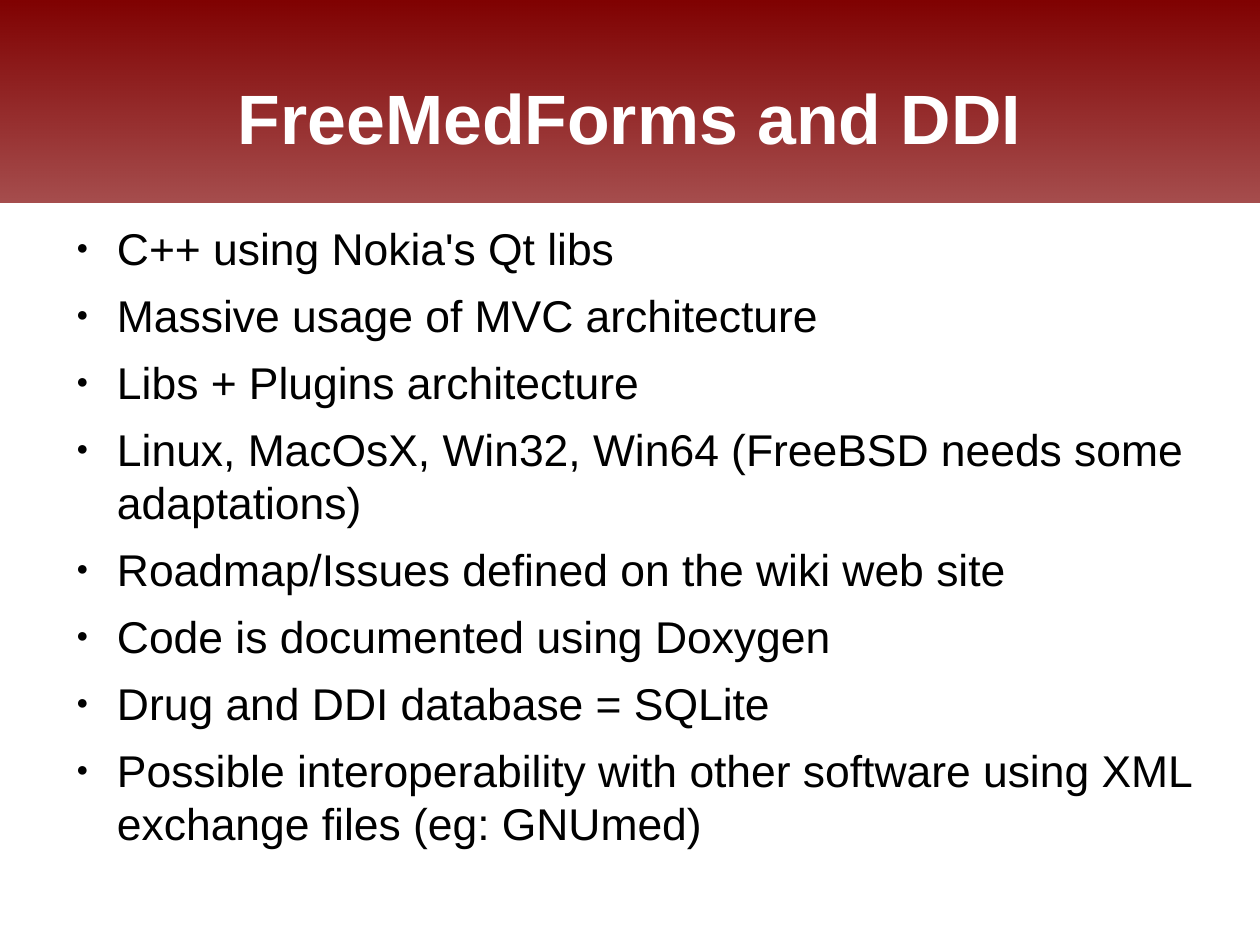
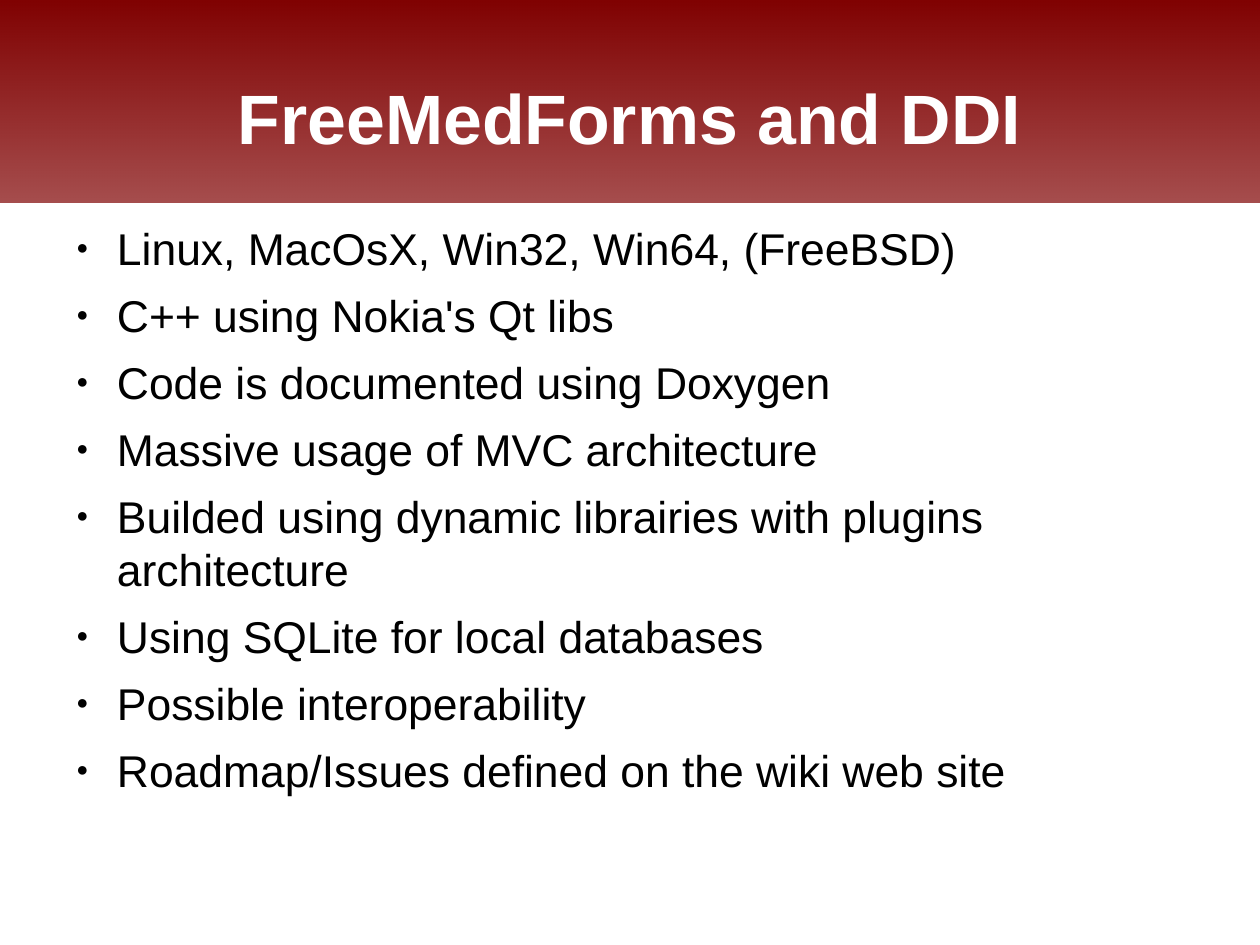
Before and after one commit to FreeHealth/freehealth, a slide deck: slide 5 of science/freemedforms_fosdem2011.odp (slide 4 before the commit). Drawn at 1260x945 pixels with LibreOffice and Linux fonts; fonts in the diff are those of the drawing; background and template pictures are left out. Boxes give left, top, right and bottom in pixels: in the first picture for what was removed or moved away, otherwise in the second. Text is boxed around its words. In the diff, an @@ line names an element or a change of style, - is before the commit and + after.

```diff
--- a/science/freemedforms_fosdem2011.odp
+++ b/science/freemedforms_fosdem2011.odp
@@ text at <box>117,232,956,274</box>: paragraph added @@
+● Linux, MacOsX, Win32, Win64, (FreeBSD)
@@ text at <box>117,366,830,408</box>: paragraph added @@
+● Code is documented using Doxygen
@@ text at <box>117,500,983,729</box>: text changed @@
-● Libs + Plugins architecture
-● Linux, MacOsX, Win32, Win64 (FreeBSD needs some adaptations)
+● Builded using dynamic librairies with plugins architecture
+● Using SQLite for local databases
+● Possible interoperability
@@ text at <box>117,620,1193,796</box>: paragraphs removed @@
-● Code is documented using Doxygen
-● Drug and DDI database = SQLite
-● Possible interoperability with other software using XML exchange files (eg: GNUmed)
```
Also in this commit, not shown: 4 other slides changed, 1 slide added.
